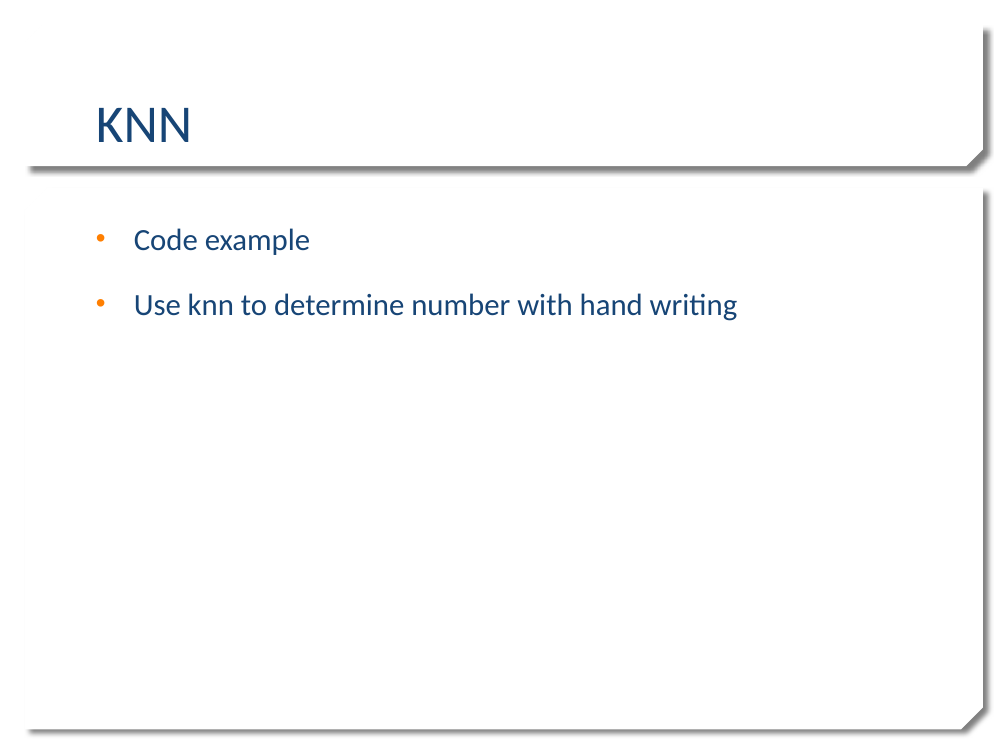
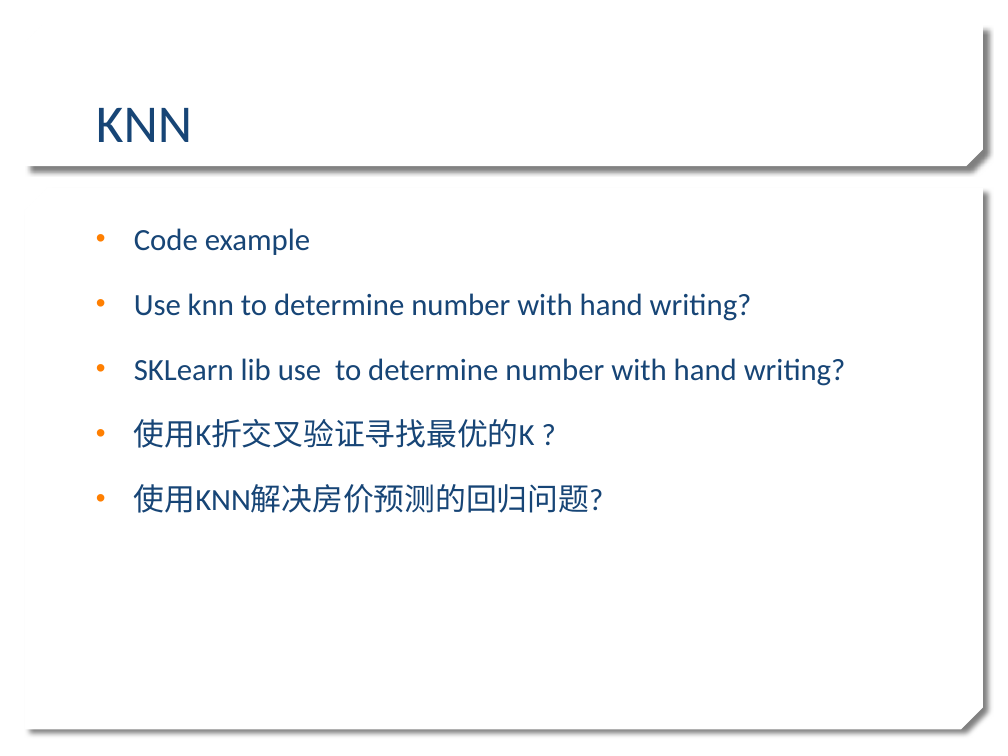
Before and after one commit to stereo720712/2020_Learn_practice_Machine_Learning, a slide deck: slide 11 of ml traing sean_detail.pptx (slide 10 before the commit). Drawn at 1008x756 pixels with LibreOffice and Linux fonts; fonts in the diff are those of the drawing; background and template pictures are left out. Boxes give left, top, right and bottom in pixels: in the first picture for what was removed or moved away, otherwise in the second. Text is boxed around its words. In the diff, an @@ line names an element or a change of style, - is before the commit and + after.

```diff
--- a/ml traing sean_detail.pptx
+++ b/ml traing sean_detail.pptx
@@ text at [134, 293, 846, 513]: text changed @@
-• Use knn to determine number with hand writing
+• Use knn to determine number with hand writing?
+• SKLearn lib use to determine number with hand writing?
+• 使用K折交叉验证寻找最优的K ?
+• 使用KNN解决房价预测的回归问题?
```
Also in this commit, not shown: 1 other slide changed, 9 slides added, 5 other files.
